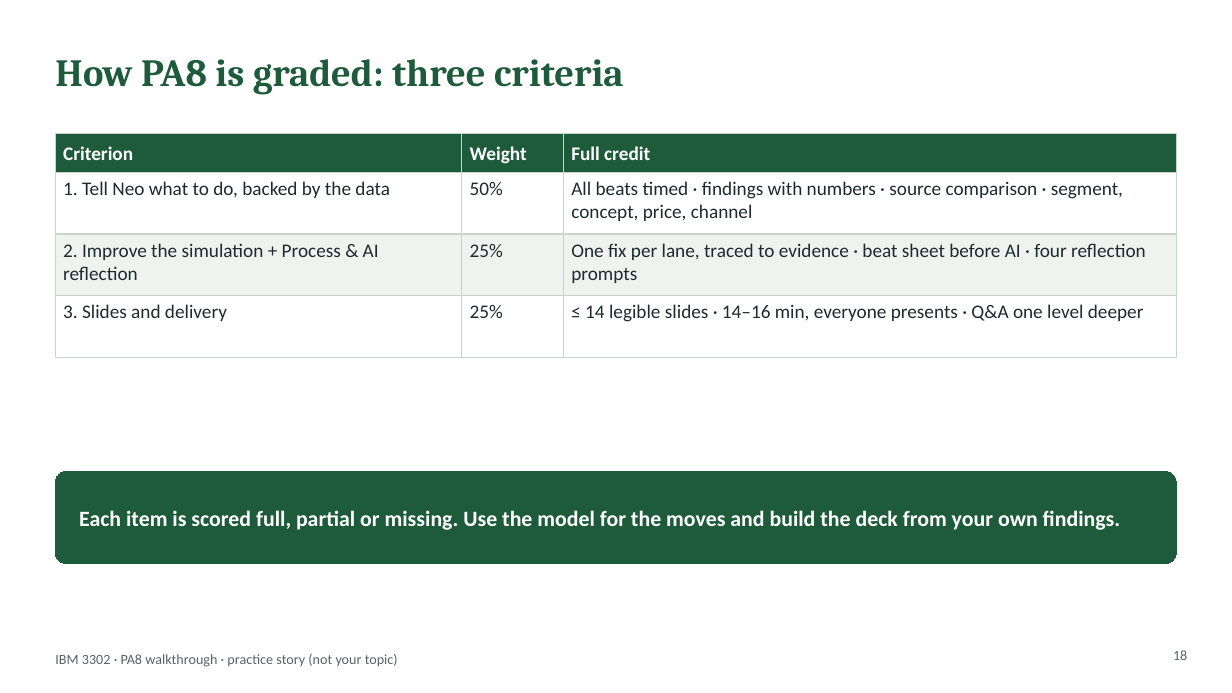
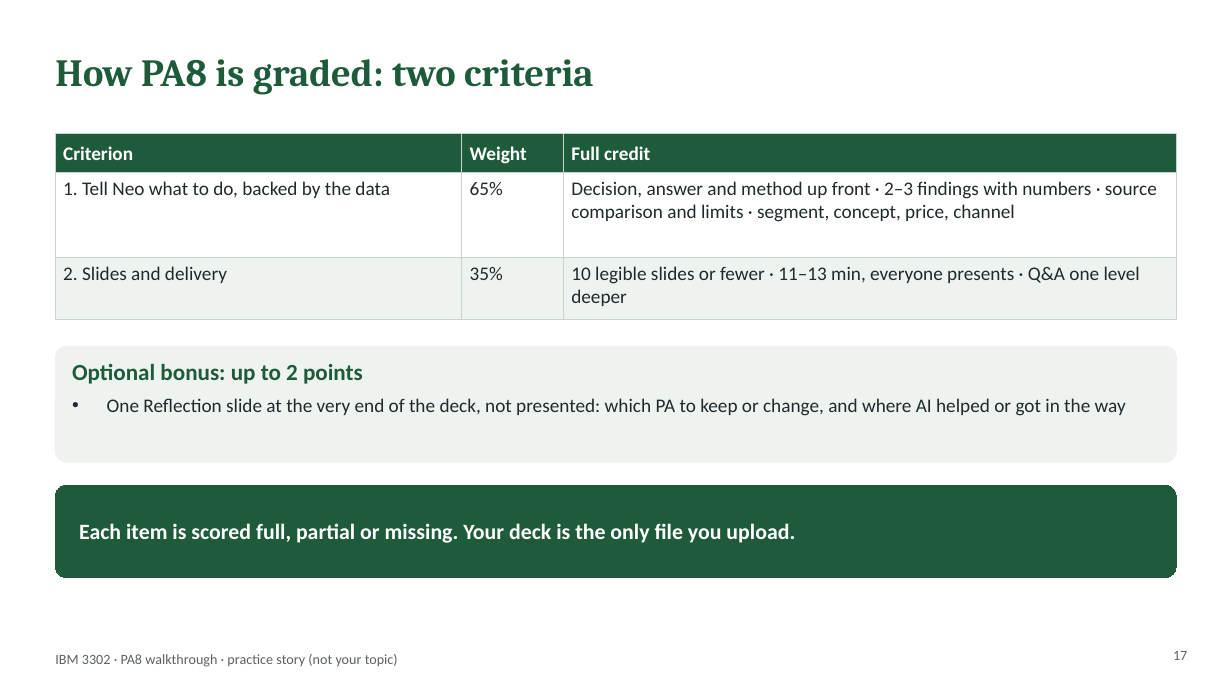
Before and after one commit to lyf718718/mktg-research-sim, a slide deck: slide 17 of hub/files/PA8_Presentation_Walkthrough.pptx (slide 18 before the commit). Drawn at 1232x693 pixels with LibreOffice and Linux fonts; fonts in the diff are those of the drawing. Boxes give left, top, right and bottom in pixels: in the first picture for what was removed or moved away, otherwise in the second. Text is boxed around its words. In the diff, an @@ line names an element or a change of style, - is before the commit and + after.

Commit message:
Hub: PA8 simplified to the client presentation (12 min + Q&A, deck only, two criteria, optional reflection bonus); new walkthrough video

```diff
--- a/hub/files/PA8_Presentation_Walkthrough.pptx
+++ b/hub/files/PA8_Presentation_Walkthrough.pptx
@@ title at <box>55,59,593,95</box>: text changed @@
-How PA8 is graded: three criteria
+How PA8 is graded: two criteria
@@ rectangle "1. Tell Neo what to ...": place and size @@
-rectangle "1. Tell Neo what to ..." at <box>55,172,462,234</box>
+rectangle "1. Tell Neo what to ..." at <box>55,172,462,257</box>
@@ rectangle "65%": place and size @@
-rectangle "65%" at <box>462,172,564,234</box>
+rectangle "65%" at <box>462,172,564,257</box>
@@ rectangle "Decision, answer and method up ...": place and size @@
-rectangle "Decision, answer and method up ..." at <box>564,172,1177,234</box>
+rectangle "Decision, answer and method up ..." at <box>564,172,1177,257</box>
@@ text in rectangle at <box>470,182,503,195</box>: text changed @@
-50%
+65%
@@ text in rectangle at <box>571,181,1157,222</box>: text changed @@
-All beats timed · findings with numbers · source comparison · segment, concept, price, channel
+Decision, answer and method up front · 2–3 findings with numbers · source comparison and limits · segment, concept, price, channel
@@ rectangle removed at <box>55,234,462,296</box> @@
-2. Improve the simulation + Process & AI reflection
@@ rectangle removed at <box>564,234,1177,296</box> @@
-One fix per lane, traced to evidence · beat sheet before AI · four reflection prompts
@@ rectangle "2. Slides and delivery": place and size @@
-rectangle "2. Slides and delivery" at <box>55,296,462,358</box>
+rectangle "2. Slides and delivery" at <box>55,258,462,320</box>
@@ rectangle "2. Slides and delivery" at <box>55,258,462,320</box>: fill #FFFFFF to #EEF3F0 @@
@@ text in rectangle at <box>63,266,227,283</box>: text changed @@
-3. Slides and delivery
+2. Slides and delivery
@@ rectangle "35%": place and size @@
-rectangle "35%" at <box>462,234,564,296</box>
+rectangle "35%" at <box>462,258,564,320</box>
@@ text in rectangle at <box>470,267,503,280</box>: text changed @@
-25%
+35%
@@ rectangle "10 legible slides or fewer ...": place and size @@
-rectangle "10 legible slides or fewer ..." at <box>564,296,1177,358</box>
+rectangle "10 legible slides or fewer ..." at <box>564,258,1177,320</box>
@@ rectangle "10 legible slides or fewer ..." at <box>564,258,1177,320</box>: fill #FFFFFF to #EEF3F0 @@
@@ text in rectangle at <box>571,266,1140,306</box>: text changed @@
-≤ 14 legible slides · 14–16 min, everyone presents · Q&A one level deeper
+10 legible slides or fewer · 11–13 min, everyone presents · Q&A one level deeper
@@ rectangle removed at <box>462,296,564,358</box> @@
-25%
@@ rounded rectangle added at <box>55,347,1177,462</box>, fill #EEF3F0, outline #EEF3F0 1 pt @@
@@ text added at <box>72,363,1126,416</box>, 15 pt, text #1F2A2E @@
+Optional bonus: up to 2 points
+• One Reflection slide at the very end of the deck, not presented: which PA to keep or change, and where AI helped or got in the way
@@ rounded rectangle "Each item is scored full, ...": place and size @@
-rounded rectangle "Each item is scored full, ..." at <box>55,471,1177,564</box>
+rounded rectangle "Each item is scored full, ..." at <box>55,485,1177,578</box>
@@ text in rounded rectangle at <box>79,523,795,543</box>: text changed @@
-Each item is scored full, partial or missing. Use the model for the moves and build the deck from your own findings.
+Each item is scored full, partial or missing. Your deck is the only file you upload.
@@ page number at <box>1173,651,1187,660</box>: text changed @@
-18
+17
```
Also in this commit, not shown: 4 other slides changed, 1 slide removed, 15 other files.
